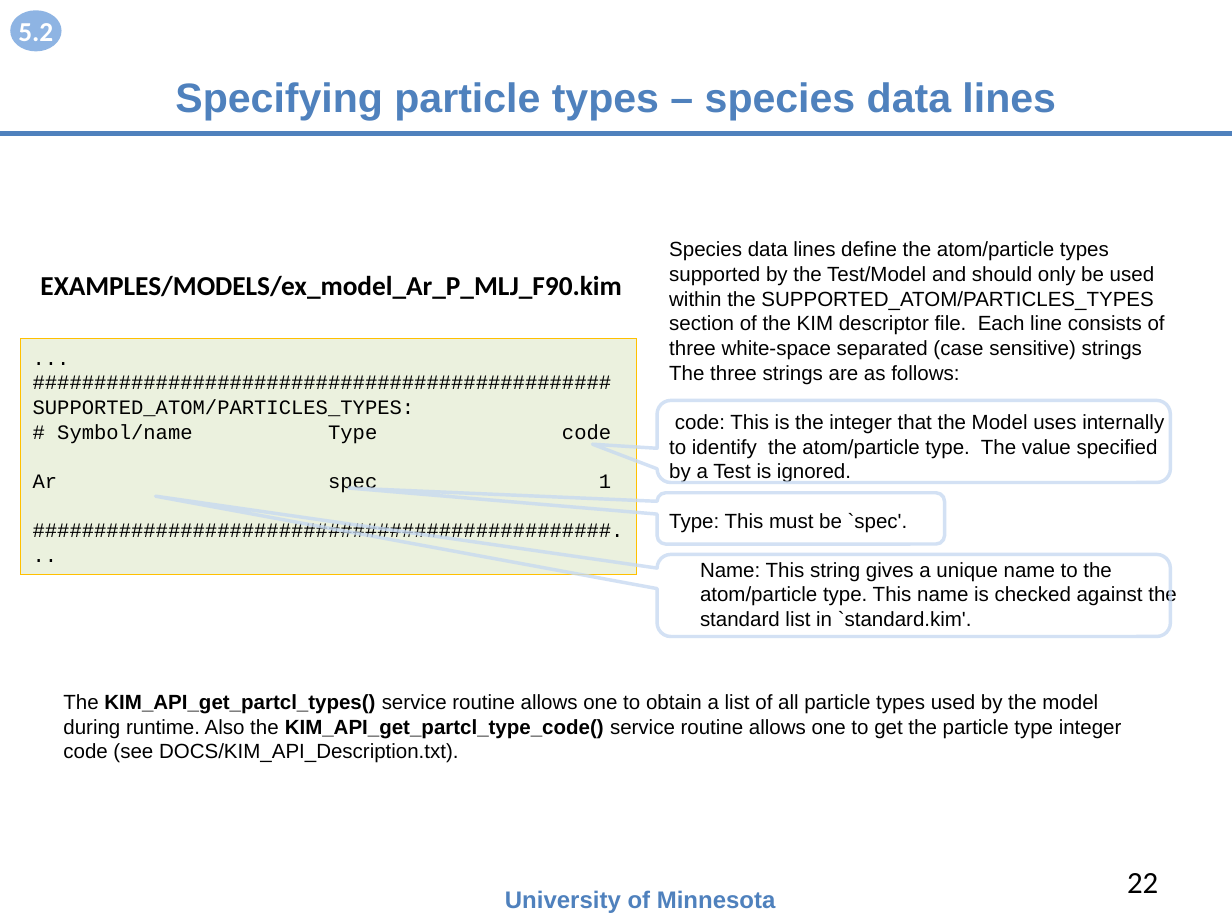
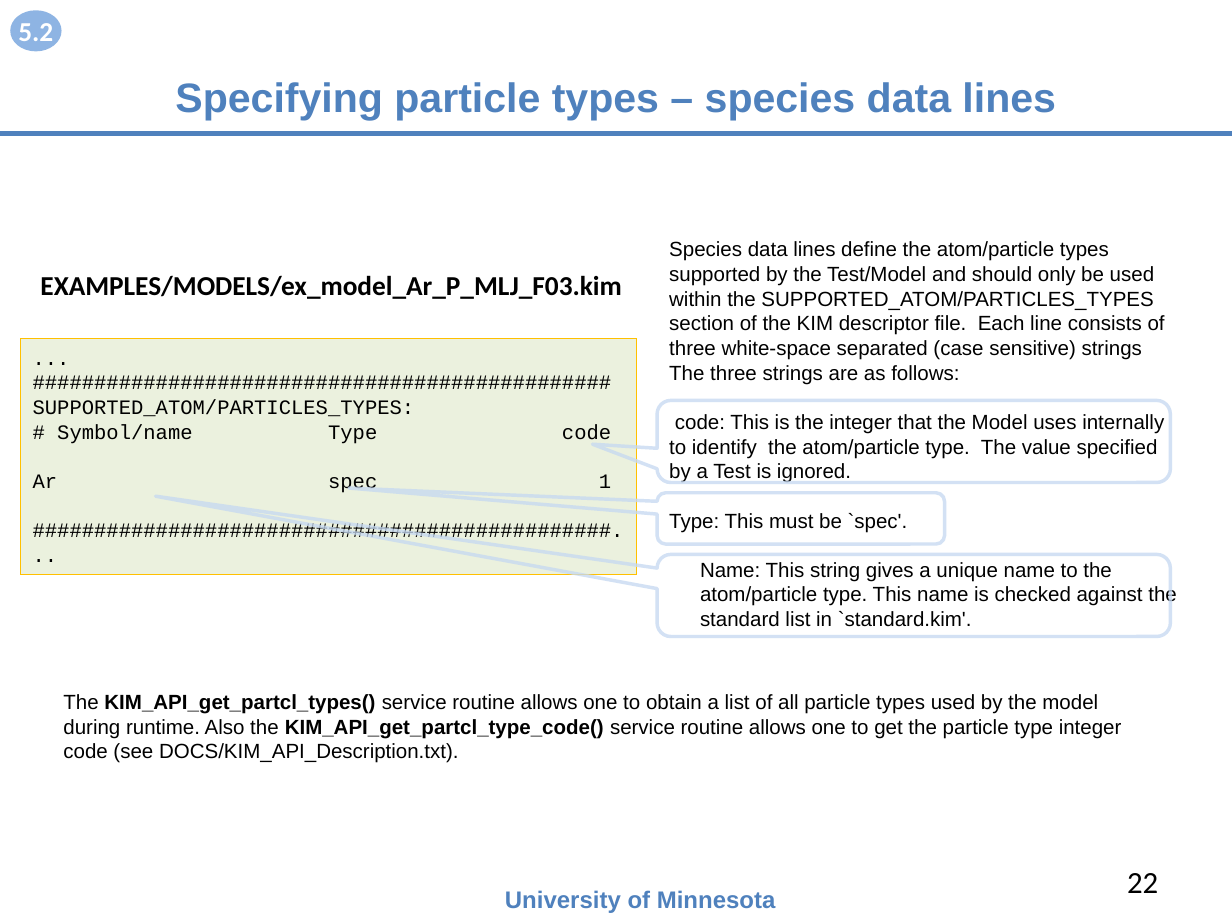
Before and after one commit to openkim/kim-api, a slide deck: slide 22 of DOCS/openkim-api-introduction.pptx. Drawn at 1232x924 pixels with LibreOffice and Linux fonts; fonts in the diff are those of the drawing. Boxes give left, top, right and bottom in pixels: in the first picture for what was removed or moved away, otherwise in the second. Text is boxed around its words. In the diff, an @@ line names an element or a change of style, - is before the commit and + after.

```diff
--- a/DOCS/openkim-api-introduction.pptx
+++ b/DOCS/openkim-api-introduction.pptx
@@ text at (40, 275, 621, 299): text changed @@
-EXAMPLES/MODELS/ex_model_Ar_P_MLJ_F90.kim
+EXAMPLES/MODELS/ex_model_Ar_P_MLJ_F03.kim
```
Also in this commit, not shown: 14 other slides changed, 1 slide removed, 25 other files.
